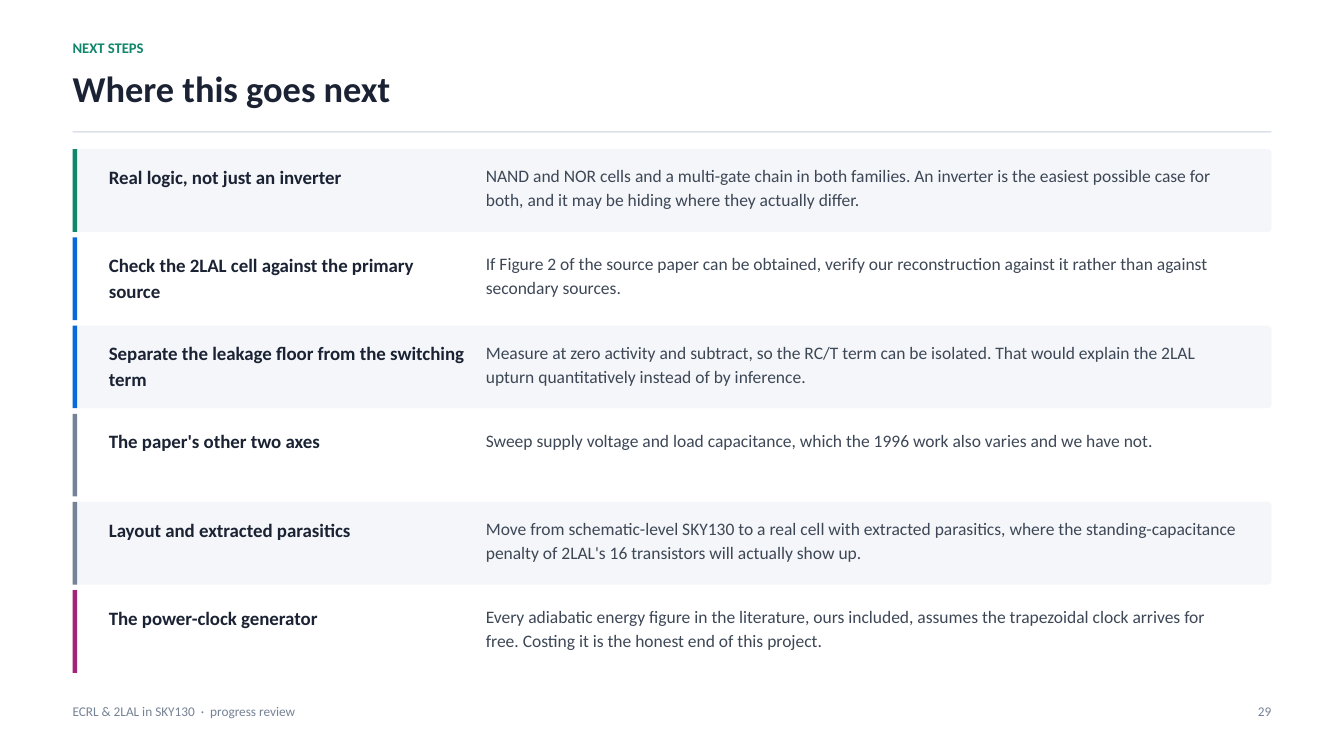
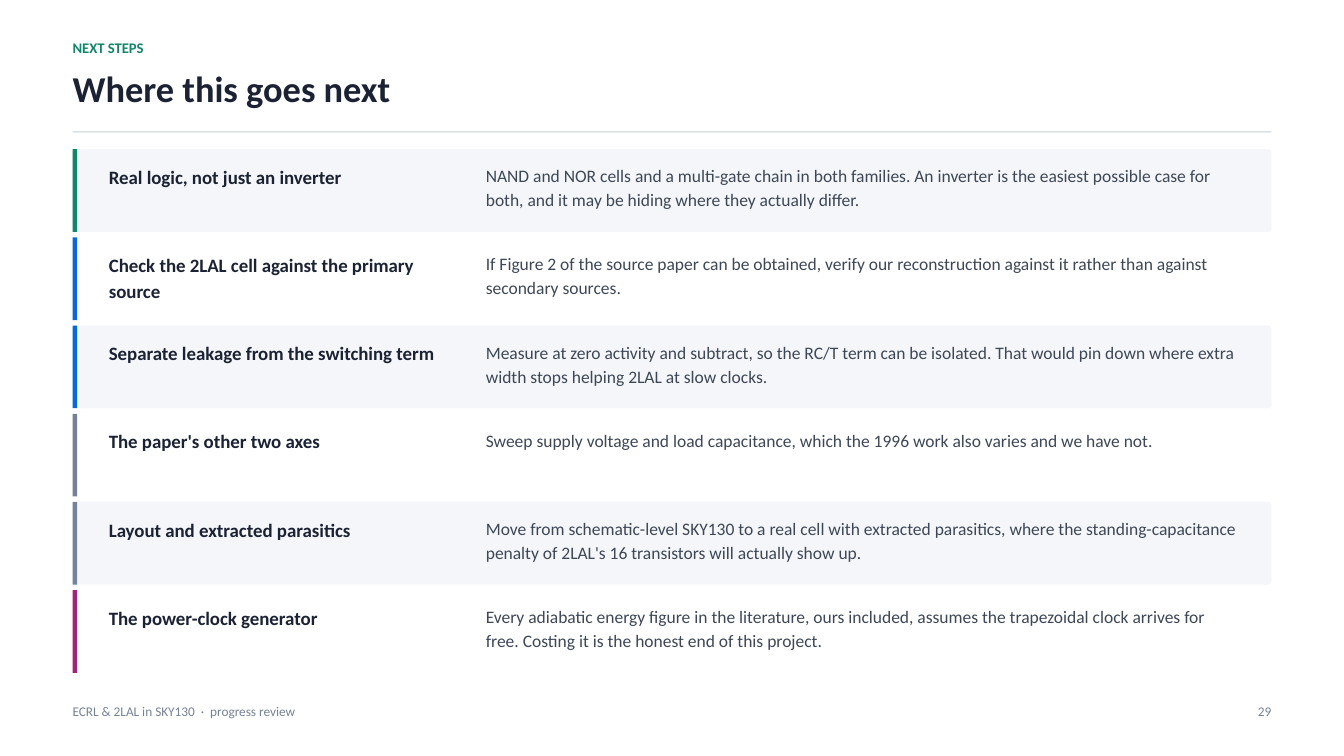
Before and after one commit to Sairam-Kesanapalli/Adiabatic_sweep, a slide deck: slide 29 of slides/ECRL_2LAL_Progress_Review.pptx. Drawn at 1344x756 pixels with LibreOffice and Linux fonts; fonts in the diff are those of the drawing. Boxes give left, top, right and bottom in pixels: in the first picture for what was removed or moved away, otherwise in the second. Text is boxed around its words. In the diff, an @@ line names an element or a change of style, - is before the commit and + after.

```diff
--- a/slides/ECRL_2LAL_Progress_Review.pptx
+++ b/slides/ECRL_2LAL_Progress_Review.pptx
@@ text at <box>109,346,434,363</box>: text changed @@
-Separate the leakage floor from the switching term
+Separate leakage from the switching term
@@ text at <box>486,347,1234,386</box>: text changed @@
-Measure at zero activity and subtract, so the RC/T term can be isolated. That would explain the 2LAL upturn quantitatively instead of by inference.
+Measure at zero activity and subtract, so the RC/T term can be isolated. That would pin down where extra width stops helping 2LAL at slow clocks.
```
Also in this commit, not shown: 8 other slides changed, 15 other files.
